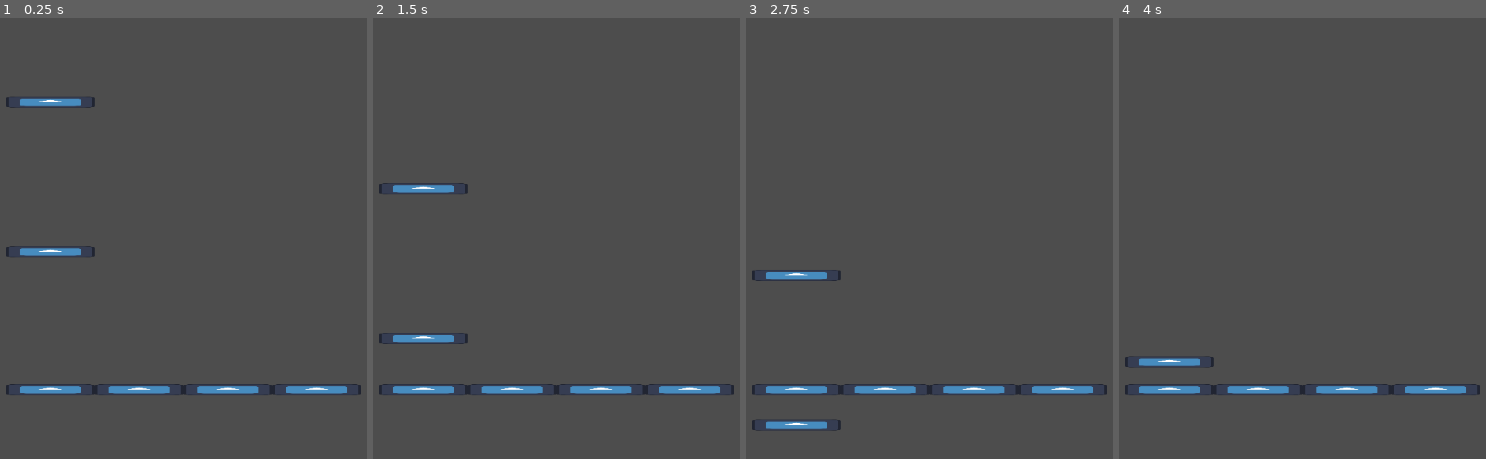
Above: before the commit, frames 1-4 (left to right).
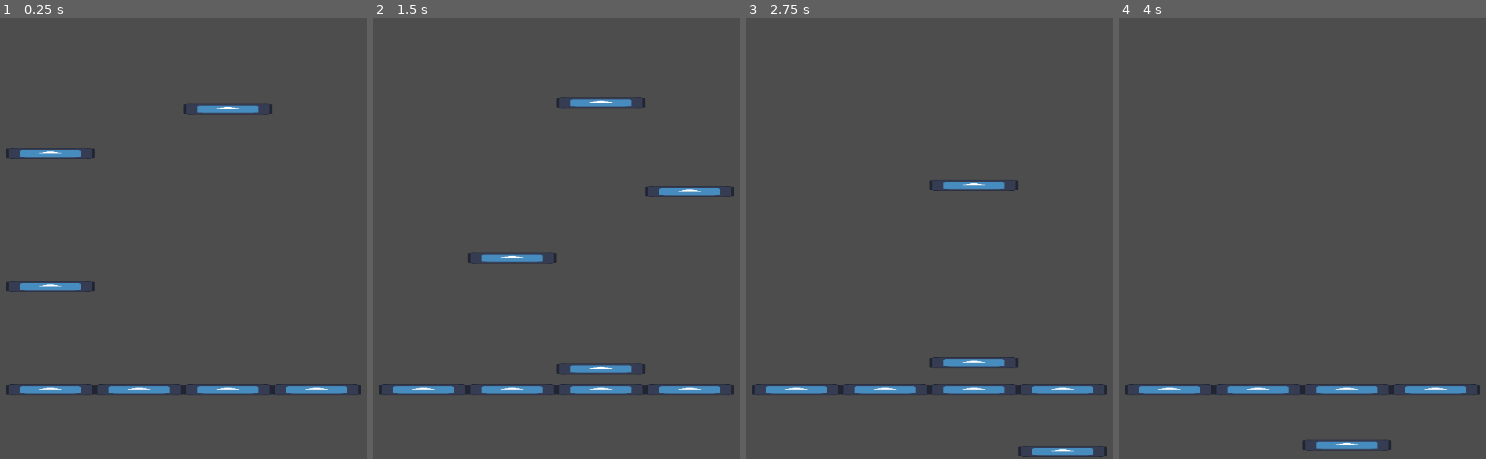
Above: after the commit, the same moments.

Repository: Shuflduf/Rhythm
Game: Godot game, scene res://node_2d.tscn
Same seed, same stepped clock (60 frames per second), same inputs: the game is played once before the commit and once after it. The engine's default icon, where the game draws it, is replaced by a stand-in: a white triangle on a blue panel in a dark square.
Inputs:
- Up to frame 1 (0.25 s): no input
- Up to frame 2 (1.5 s): tap L (four) at 0.6 s; tap A (one) at 1.35 s
- Up to frame 3 (2.75 s): tap K (three) at 2.1 s
- Up to frame 4 (4 s): tap S (two) at 2.85 s; tap L (four) at 3.6 s

The runs differ from the first frame. In frame 1, 2.1% of the frame differs, in the area x 1-75%, y 17-63%; in frame 2, 2.5%, in the area x 1-99%, y 17-81%; in frame 3, 2.1%; in frame 4, 0.8%.
Error before the commit: Invalid access of index '0' on a base object of type: 'Array[Area2D]'. (res://node_2d.gd:14)

Commit message:
audio loading

Diff:
--- a/node_2d.gd
+++ b/node_2d.gd
@@ -1,17 +1,26 @@
 extends Node2D
+
+@export_global_file var track: String
+
 
 var inputs = ["one", "two", "three", "four"]
 @onready var keys: Node2D = $Keys
 @onready var notes: Node2D = $Notes
 
+func _ready() -> void:
+	$AudioStreamPlayer.stream = load(track)
+	$AudioStreamPlayer.play()
+
 func _process(delta: float) -> void:
-	notes.position.y += delta * 100
+	notes.position.y += delta * 300
 	for i in inputs.size():
 		var input = inputs[i]
+		var key = keys.get_child(i)
 
 		if Input.is_action_just_pressed(input):
-			keys.get_child(i).modulate = Color.BLACK
-			keys.get_child(i).get_overlapping_areas()[0].queue_free()
+			key.modulate = Color.BLACK
+			if key.has_overlapping_areas():
+				key.get_overlapping_areas()[0].queue_free()
 
 		if Input.is_action_just_released(input):
-			keys.get_child(i).modulate = Color.WHITE
+			key.modulate = Color.WHITE
--- a/node_2d.tscn
+++ b/node_2d.tscn
@@ -2,15 +2,16 @@
 
 [ext_resource type="Script" path="res://node_2d.gd" id="1_dpxu0"]
 [ext_resource type="Texture2D" uid="uid://d4lj86qbycg8a" path="res://icon.svg" id="2_6ywuj"]
+[ext_resource type="PackedScene" uid="uid://chshqlahe5ojg" path="res://note.tscn" id="3_flsnc"]
 
 [sub_resource type="RectangleShape2D" id="RectangleShape2D_4ybyr"]
-size = Vector2(48, 128)
-
-[sub_resource type="RectangleShape2D" id="RectangleShape2D_jli0o"]
-size = Vector2(64, 20)
+size = Vector2(48, 512)
 
 [node name="Node2D" type="Node2D"]
 script = ExtResource("1_dpxu0")
+track = "res://Köppen As Fuck - Chris Christodoulou.mp3"
+
+[node name="AudioStreamPlayer" type="AudioStreamPlayer" parent="."]
 
 [node name="Camera2D" type="Camera2D" parent="."]
 
@@ -20,6 +21,7 @@
 
 [node name="Area2D" type="Area2D" parent="Keys"]
 position = Vector2(-192, -23.92)
+monitorable = false
 
 [node name="CollisionShape2D" type="CollisionShape2D" parent="Keys/Area2D"]
 shape = SubResource("RectangleShape2D_4ybyr")
@@ -29,6 +31,7 @@
 
 [node name="Area2D2" type="Area2D" parent="Keys"]
 position = Vector2(-64, -23.92)
+monitorable = false
 
 [node name="CollisionShape2D" type="CollisionShape2D" parent="Keys/Area2D2"]
 shape = SubResource("RectangleShape2D_4ybyr")
@@ -38,6 +41,7 @@
 
 [node name="Area2D3" type="Area2D" parent="Keys"]
 position = Vector2(64, -23.92)
+monitorable = false
 
 [node name="CollisionShape2D" type="CollisionShape2D" parent="Keys/Area2D3"]
 shape = SubResource("RectangleShape2D_4ybyr")
@@ -47,6 +51,7 @@
 
 [node name="Area2D4" type="Area2D" parent="Keys"]
 position = Vector2(192, -23.92)
+monitorable = false
 
 [node name="CollisionShape2D" type="CollisionShape2D" parent="Keys/Area2D4"]
 shape = SubResource("RectangleShape2D_4ybyr")
@@ -56,38 +61,26 @@
 
 [node name="Notes" type="Node2D" parent="."]
 
-[node name="Node2D2" type="Node2D" parent="Notes"]
+[node name="Note" parent="Notes" instance=ExtResource("3_flsnc")]
 position = Vector2(-192, 0)
 
-[node name="Note" type="Area2D" parent="Notes/Node2D2"]
-monitoring = false
+[node name="Note2" parent="Notes" instance=ExtResource("3_flsnc")]
+position = Vector2(-192, -192)
 
-[node name="Sprite2D5" type="Sprite2D" parent="Notes/Node2D2/Note"]
-scale = Vector2(1, 0.125)
-texture = ExtResource("2_6ywuj")
+[node name="Note3" parent="Notes" instance=ExtResource("3_flsnc")]
+position = Vector2(64, -256)
 
-[node name="CollisionShape2D" type="CollisionShape2D" parent="Notes/Node2D2/Note"]
-shape = SubResource("RectangleShape2D_jli0o")
+[node name="Note4" parent="Notes" instance=ExtResource("3_flsnc")]
+position = Vector2(192, -512)
 
-[node name="Note2" type="Area2D" parent="Notes/Node2D2"]
-position = Vector2(0, -216)
-monitoring = false
+[node name="Note6" parent="Notes" instance=ExtResource("3_flsnc")]
+position = Vector2(64, -640)
 
-[node name="Sprite2D5" type="Sprite2D" parent="Notes/Node2D2/Note2"]
-scale = Vector2(1, 0.125)
-texture = ExtResource("2_6ywuj")
+[node name="Note7" parent="Notes" instance=ExtResource("3_flsnc")]
+position = Vector2(64, -896)
 
-[node name="CollisionShape2D" type="CollisionShape2D" parent="Notes/Node2D2/Note2"]
-shape = SubResource("RectangleShape2D_jli0o")
-
-[node name="Node2D3" type="Node2D" parent="Notes"]
-position = Vector2(-64, 0)
-
-[node name="Node2D4" type="Node2D" parent="Notes"]
-position = Vector2(64, 0)
-
-[node name="Node2D5" type="Node2D" parent="Notes"]
-position = Vector2(192, 0)
+[node name="Note5" parent="Notes" instance=ExtResource("3_flsnc")]
+position = Vector2(-64, -416)
 
 [node name="StaticBody2D" type="StaticBody2D" parent="."]
 
--- /dev/null
+++ b/note.tscn
@@ -0,0 +1,17 @@
+[gd_scene load_steps=3 format=3 uid="uid://chshqlahe5ojg"]
+
+[ext_resource type="Texture2D" uid="uid://d4lj86qbycg8a" path="res://icon.svg" id="1_0ngnx"]
+
+[sub_resource type="RectangleShape2D" id="RectangleShape2D_jli0o"]
+size = Vector2(64, 20)
+
+[node name="Note" type="Area2D"]
+monitoring = false
+metadata/_edit_group_ = true
+
+[node name="Sprite2D5" type="Sprite2D" parent="."]
+scale = Vector2(1, 0.125)
+texture = ExtResource("1_0ngnx")
+
+[node name="CollisionShape2D" type="CollisionShape2D" parent="."]
+shape = SubResource("RectangleShape2D_jli0o")
Not shown, added: Köppen As Fuck - Chris Christodoulou.mp3.import
Not shown, added: Köppen As Fuck - Chris Christodoulou.mp3
